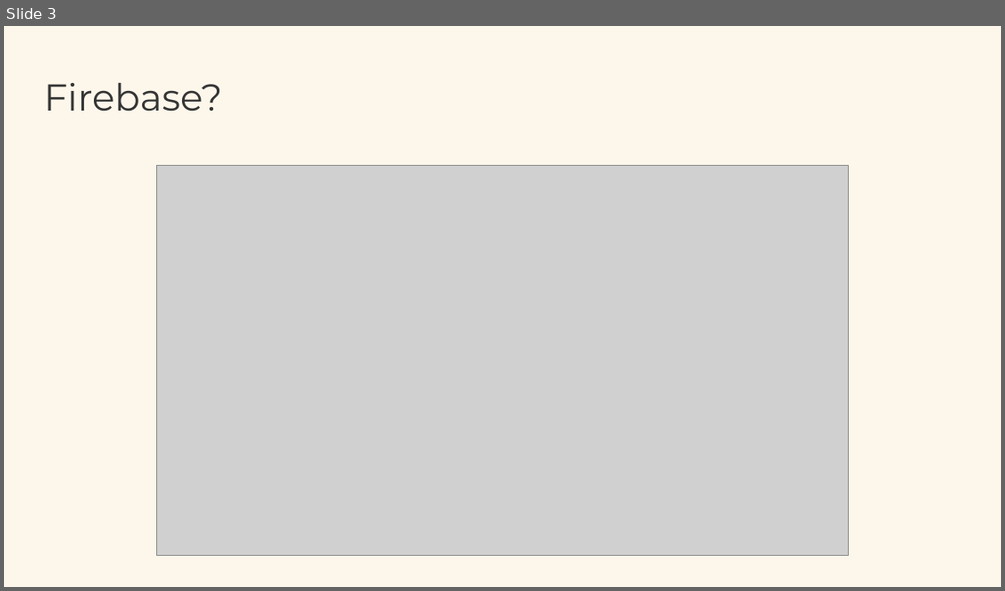
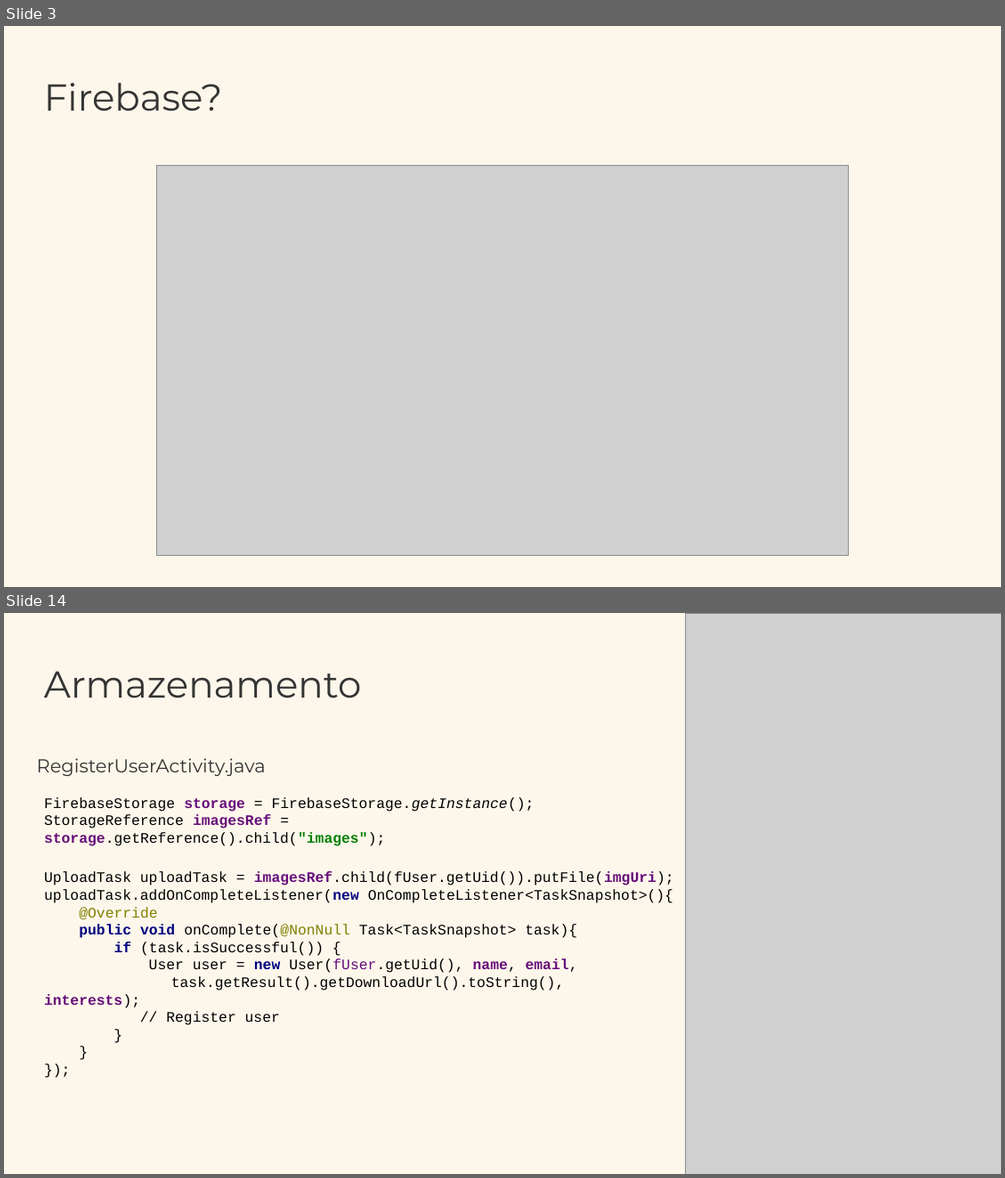
Before and after one commit to anacoimbrag/Android-Firebase, a slide deck: Android + Firebase.pptx. Shown one above the other, each under a label of ours: slide 3 before the commit, slides 3 and 14 after it; the slides between them are not shown. The pictures are 1005x591 and 1005x1178 pixels, drawn with LibreOffice and Linux fonts; fonts in the diff are those of the drawing; grey boxes stand for pictures. Boxes give left, top, right and bottom in pixels: in the first picture for what was removed or moved away, otherwise in the second. Text is boxed around its words. In the diff, an @@ line names an element or a change of style, - is before the commit and + after.

```diff
--- a/Android + Firebase.pptx
+++ b/Android + Firebase.pptx
@@ slide 14 added at (4,613,1001,1174), background #FDF7EB @@
@@ picture added at (685,613,1001,1174) @@
@@ text added at (44,671,362,698), 36 pt, text #343434 @@
+Armazenamento
@@ text added at (37,758,266,776), 18 pt, text #343434 @@
+RegisterUserActivity.java
@@ text added at (44,797,534,846), 14 pt, text #000000 @@
+FirebaseStorage storage = FirebaseStorage.getInstance();
+StorageReference imagesRef = storage.getReference().child("images");
@@ text added at (44,871,674,1025), 14 pt, text #000000 @@
+UploadTask uploadTask = imagesRef.child(fUser.getUid()).putFile(imgUri);
+uploadTask.addOnCompleteListener(new OnCompleteListener<TaskSnapshot>(){
+@Override
+public void onComplete(@NonNull Task<TaskSnapshot> task){
+if (task.isSuccessful()) {
+User user = new User(fUser.getUid(), name, email,
+task.getResult().getDownloadUrl().toString(), interests);
+// Register user
+}
+}
+});
```
Also in this commit, not shown: 11 other slides added, 1 slide removed, 23 other files.
